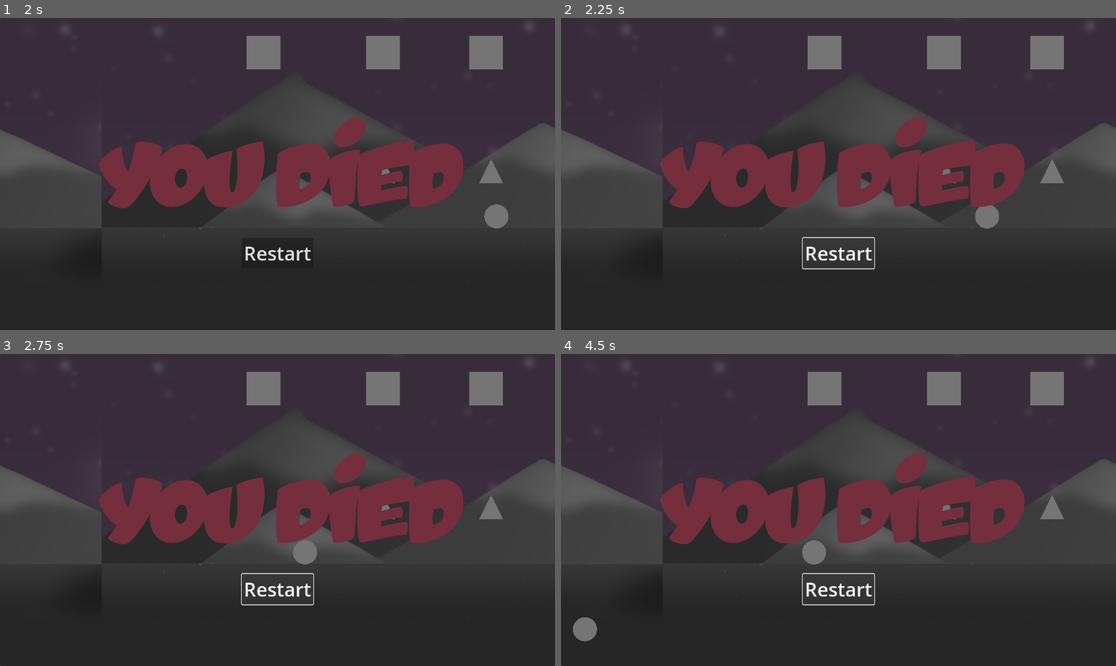
Above: before the commit, frames 1-4 (two rows, left to right).
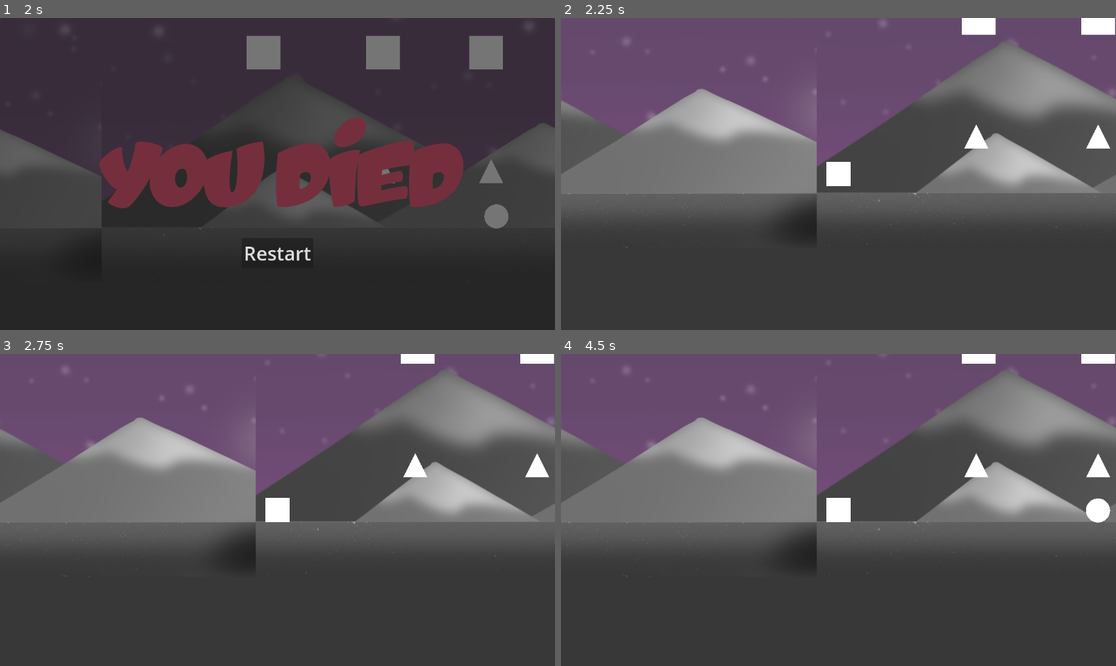
Above: after the commit, the same moments.

Repository: vmaye002-debug/shape-shifter
Game: Godot game, scene res://Level3.tscn
The game is run twice, just before and just after one commit, with the same random seed, the same clock (stepped at 60 frames per second) and the same inputs. This scene is started directly instead of the project's main scene.
Inputs (mouse positions are in pixels of both pictures, inside the frame that each line leads up to):
- Up to frame 1 (2 s): hold D (right) 0.53-1.28 s; hold 3 (circle) 0.53-1.28 s; hold A (left) from 1.28 s (still down); tap Space (space) at 1.35 s
- Up to frame 2 (2.25 s): release A (left) at 2 s; click "Restart" at 2 s
- Up to frame 3 (2.75 s): no input
- Up to frame 4 (4.5 s): click (838, 588) at 2.75 s, where only the run before the commit has a clickable "Restart"; click (838, 588) at 3.5 s, where only the run before the commit has a clickable "Restart"; hold D (right) from 4.28 s (still down); hold 1 (square) from 4.28 s (still down)

Frame 1 is identical in both runs. In frame 2, 58% of the frame differs, in the area x 0-100%, y 0-82%; in frame 3, 57%; in frame 4, 57%.

Commit message:
Fix button restart

Diff:
--- a/loldied.tscn
+++ b/loldied.tscn
@@ -7,7 +7,7 @@
 layout_mode = 3
 anchors_preset = 0
 script = ExtResource("1_7wwpi")
-restart_button = NodePath("Forward/Button")
+restart_button = NodePath("CanvasLayer/Button")
 
 [node name="CanvasLayer" type="CanvasLayer" parent="."]
 
